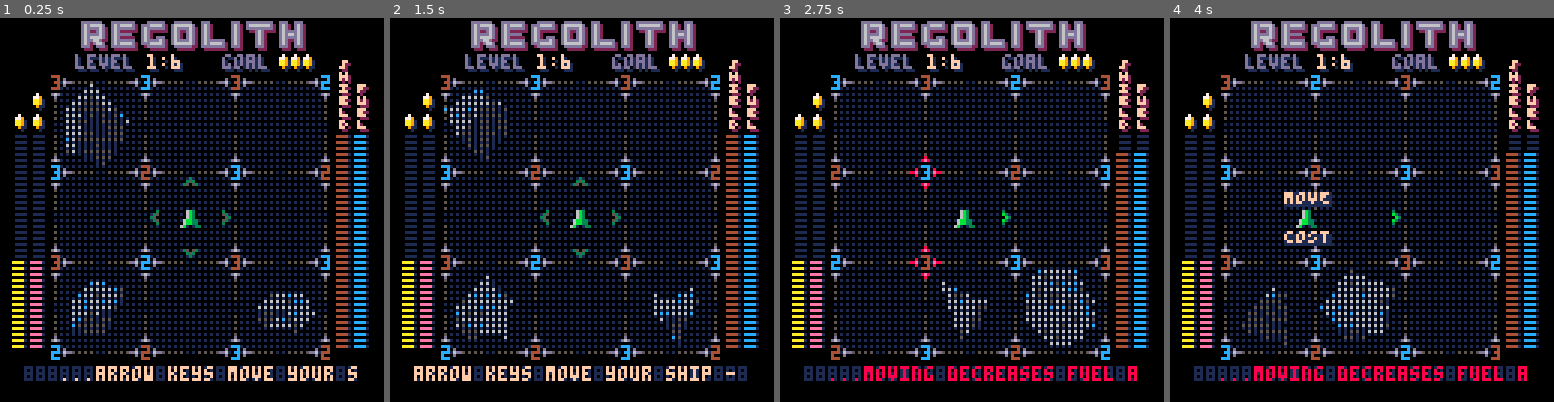
Above: before the commit, frames 1-4 (left to right).
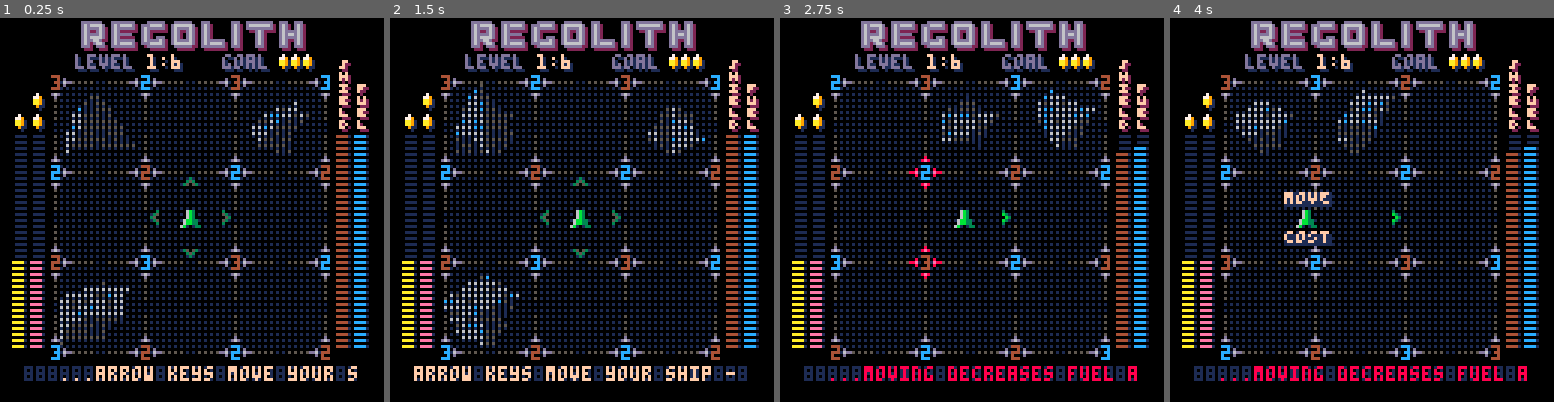
Above: after the commit, the same moments.

Repository: jharlan/regolith_steam
Game: PICO-8 cartridge regolith_steam.p8
The game is run twice, just before and just after one commit, with the same random seed, the same clock (stepped at 60 frames per second) and the same inputs.
Inputs:
- Up to frame 1 (0.25 s): no input
- Up to frame 2 (1.5 s): tap X (X key) at 0.33, 1.07 s; tap O (Z key) at 0.7 s
- Up to frame 3 (2.75 s): hold Right 1.6-2.1 s; tap O (Z key) at 1.7, 2.1, 2.5 s; tap X (X key) at 1.85 s; hold Up 2.15-2.42 s; hold Right from 2.47 s (still down)
- Up to frame 4 (4 s): tap O (Z key) at 2.9, 3.3, 3.7 s; tap X (X key) at 2.97 s; release Right at 3.03 s; hold Left 3.08-3.58 s; hold Down 3.63-3.97 s

The runs differ from the first frame. In frame 1, 1.6% of the frame differs, in the area x 13-86%, y 16-89%; in frame 2, 1.6%; in frame 3, 1.9%, in the area x 13-96%, y 16-89%; in frame 4, 1.8%.

Commit message:
removed top sprite in completed goal

Diff:
--- a/regolith_steam.p8
+++ b/regolith_steam.p8
@@ -3,7 +3,8 @@
 __lua__
 
 -- game:   Regolith
--- author: Jason Harlan
+-- author: (personaj) Jason Harlan
+-- date: Sept. 12, 2020
 
 function _update()
   cur_frame+=1
@@ -955,7 +956,7 @@
 
 function draw_goal()
   for i=0,clvl.goal-1 do
-    local gspr=(player.goal_attain-i > 0) and 98 or 82
+    local gspr=(player.goal_attain-i > 0) and 100 or 82
     pal(2,1)
     spr(98,i*4+91,12)
     pal(2,3)
